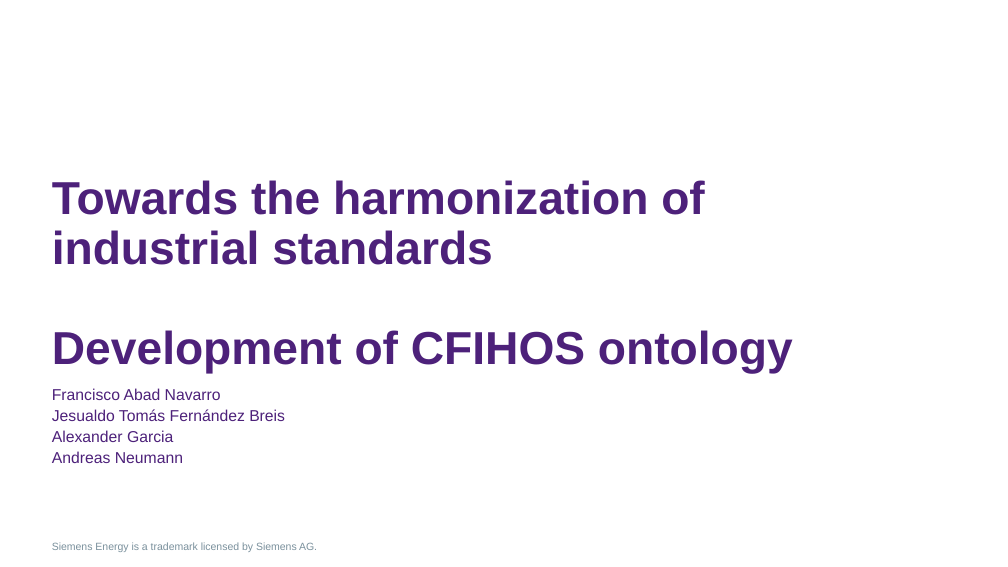
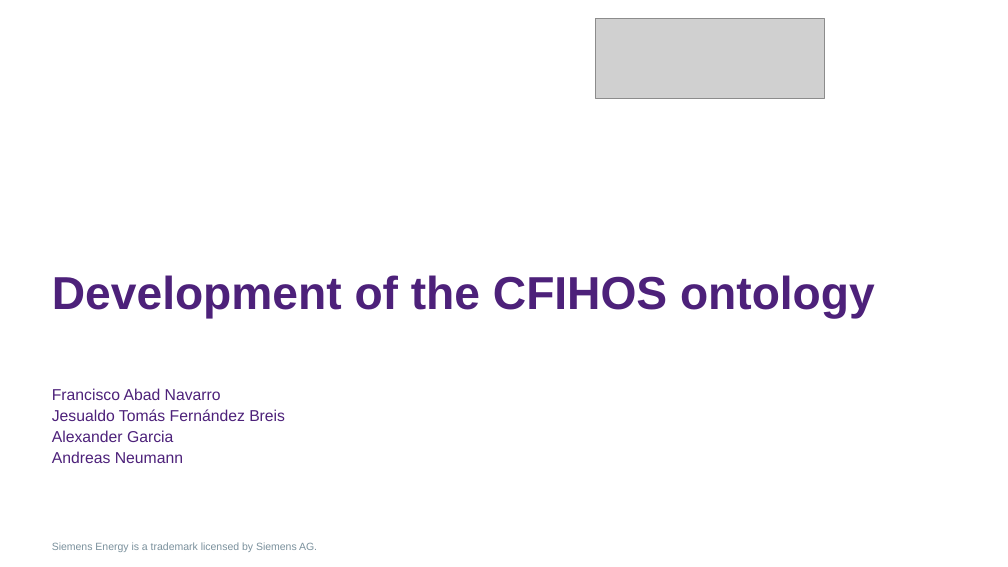
Before and after one commit to tecnomod-um/cfihos, a slide deck: slide 35 of docs/cfihos-ontology.pptx (slide 36 before the commit). Drawn at 1008x567 pixels with LibreOffice and Linux fonts; fonts in the diff are those of the drawing; grey boxes stand for pictures; background and template pictures are left out. Boxes give left, top, right and bottom in pixels: in the first picture for what was removed or moved away, otherwise in the second. Text is boxed around its words. In the diff, an @@ line names an element or a change of style, - is before the commit and + after.

```diff
--- a/docs/cfihos-ontology.pptx
+++ b/docs/cfihos-ontology.pptx
@@ picture added at (596,19,824,98) @@
@@ title at (52,275,875,318): text changed @@
-Towards the harmonization of industrial standards
-Development of CFIHOS ontology
+Development of the CFIHOS ontology
```
Also in this commit, not shown: 20 other slides changed, 2 slides added, 5 slides removed, 1 other file.
